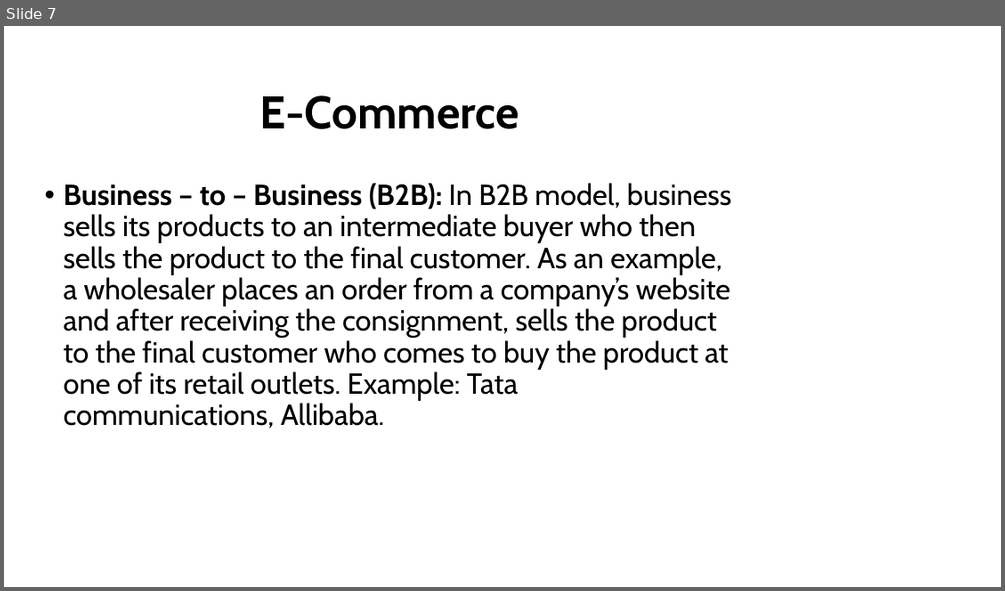
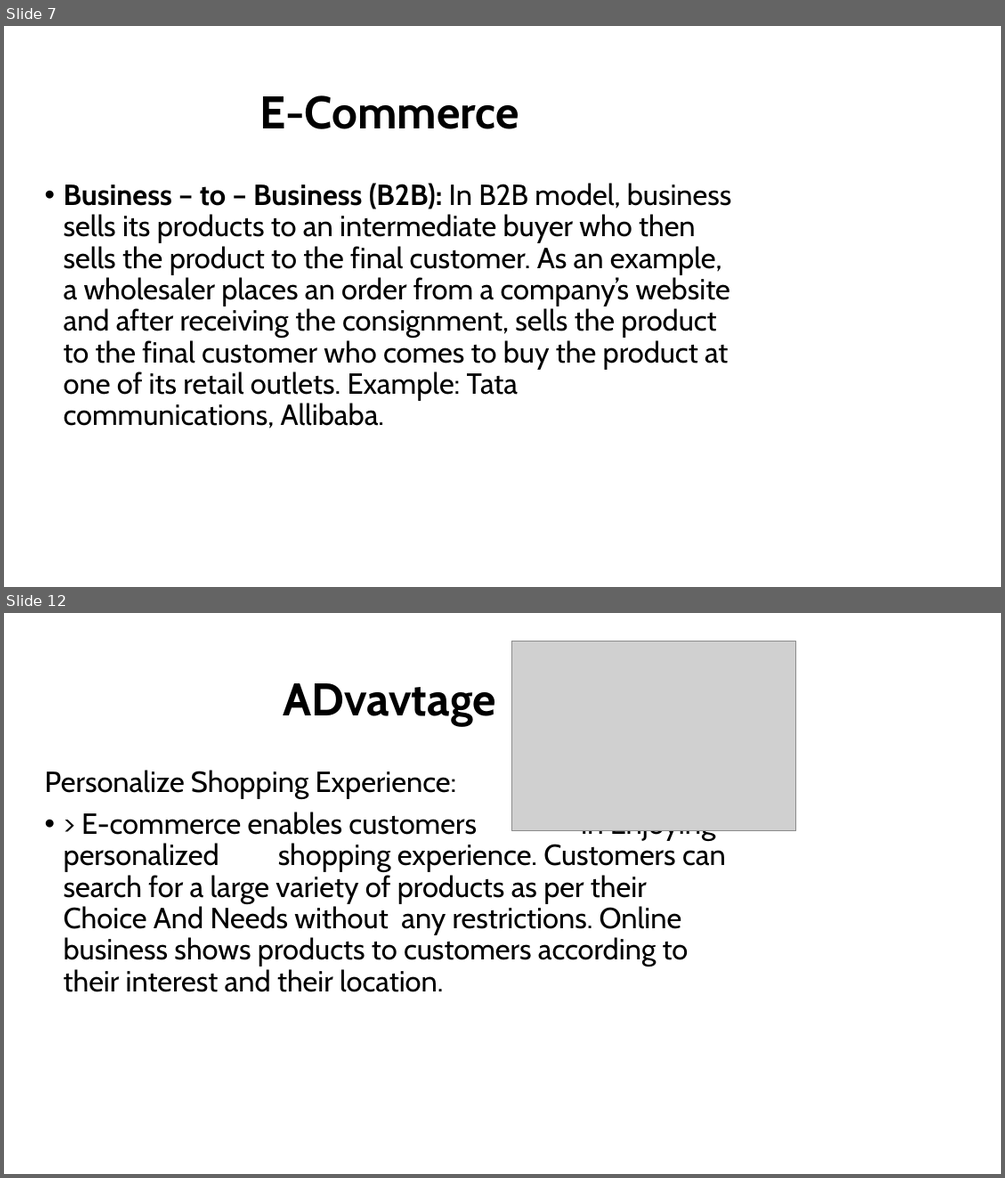
Before and after one commit to nischalpandey/PUBLIC_ASSETS, a slide deck: E-Commerce.pptx. Shown one above the other, each under a label of ours: slide 7 before the commit, slides 7 and 12 after it; the slides between them are not shown. The pictures are 1005x591 and 1005x1178 pixels, drawn with LibreOffice and Linux fonts; fonts in the diff are those of the drawing; grey boxes stand for pictures; background and template pictures are left out. Boxes give left, top, right and bottom in pixels: in the first picture for what was removed or moved away, otherwise in the second. Text is boxed around its words. In the diff, an @@ line names an element or a change of style, - is before the commit and + after.

```diff
--- a/E-Commerce.pptx
+++ b/E-Commerce.pptx
@@ slide 12 added at [4, 613, 1001, 1174], background picture (left out) @@
@@ picture added at [512, 641, 797, 831] @@
@@ title added at [283, 683, 496, 725], 44 pt, text #000000, bold @@
+ADvavtage
@@ text added at [45, 770, 726, 992], 28 pt, text #000000 @@
+Personalize Shopping Experience:
+• > E-commerce enables customers in Enjoying personalized shopping experience. Customers can search for a large variety of products as per their Choice And Needs without any restrictions. Online business shows products to customers according to their interest and their location.
```
Also in this commit, not shown: 3 slides changed, 8 other slides added.
